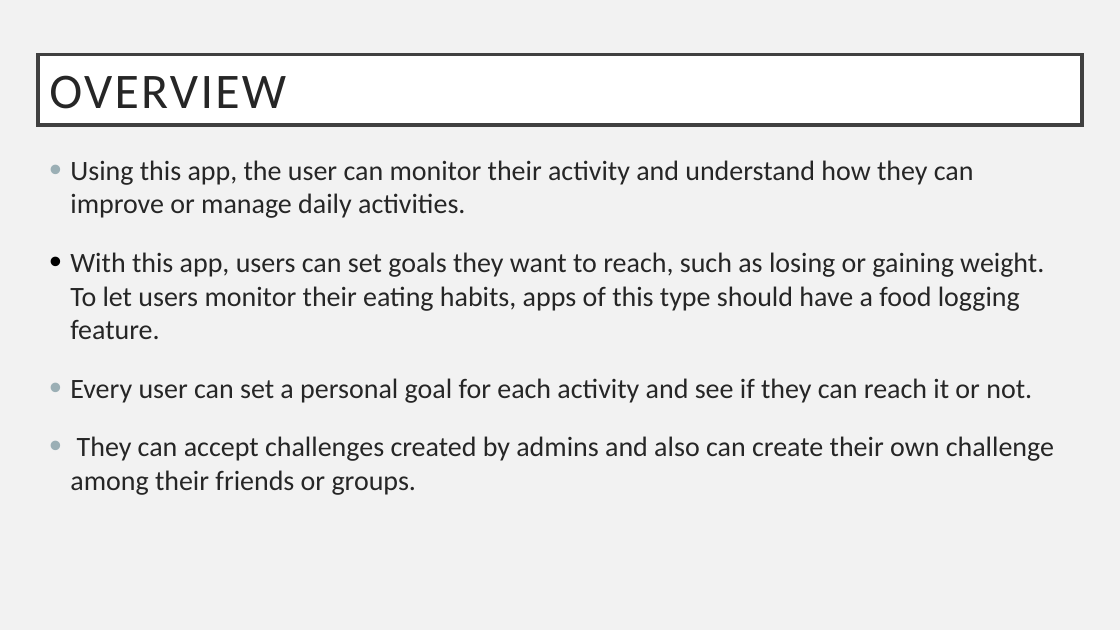
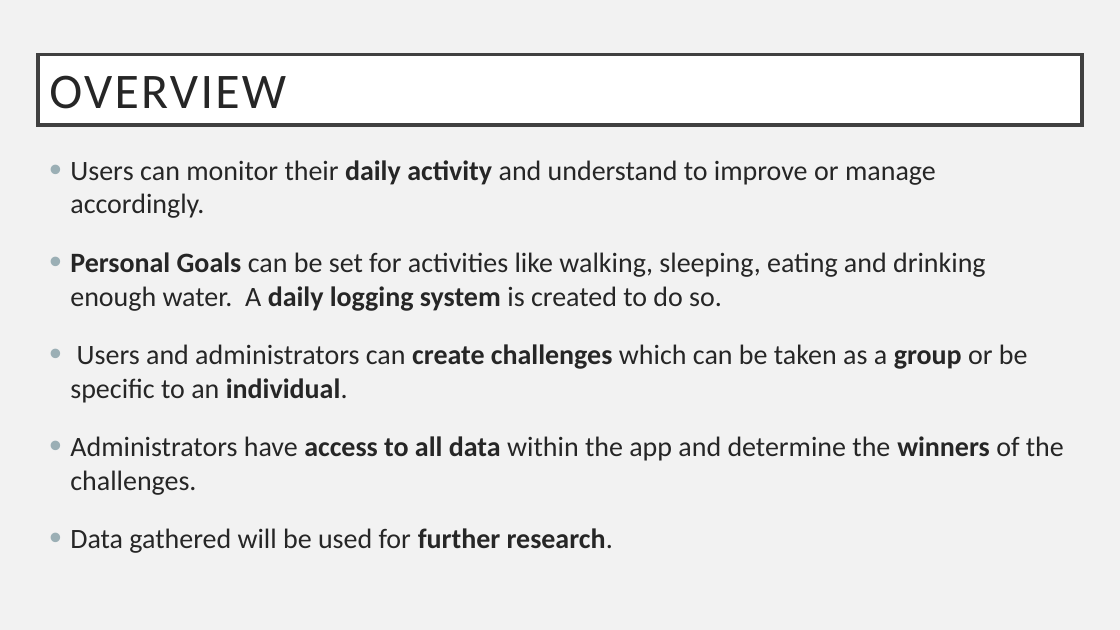
Before and after one commit to annie0sc/gdp_group4, a slide deck: slide 3 of GDP_1.pptx. Drawn at 1120x630 pixels with LibreOffice and Linux fonts; fonts in the diff are those of the drawing. Boxes give left, top, right and bottom in pixels: in the first picture for what was removed or moved away, otherwise in the second. Text is boxed around its words. In the diff, an @@ line names an element or a change of style, - is before the commit and + after.

Commit message:
Created last min changes.

```diff
--- a/GDP_1.pptx
+++ b/GDP_1.pptx
@@ text at (70,160,1064,553): text changed @@
-• Using this app, the user can monitor their activity and understand how they can improve or manage daily activities.
-• With this app, users can set goals they want to reach, such as losing or gaining weight. To let users monitor their eating habits, apps of this type should have a food logging feature.
-• Every user can set a personal goal for each activity and see if they can reach it or not.
-• They can accept challenges created by admins and also can create their own challenge among their friends or groups.
+• Users can monitor their daily activity and understand to improve or manage accordingly.
+• Personal Goals can be set for activities like walking, sleeping, eating and drinking enough water. A daily logging system is created to do so.
+• Users and administrators can create challenges which can be taken as a group or be specific to an individual.
+• Administrators have access to all data within the app and determine the winners of the challenges.
+• Data gathered will be used for further research.
```
Also in this commit, not shown: 1 other slide changed.
